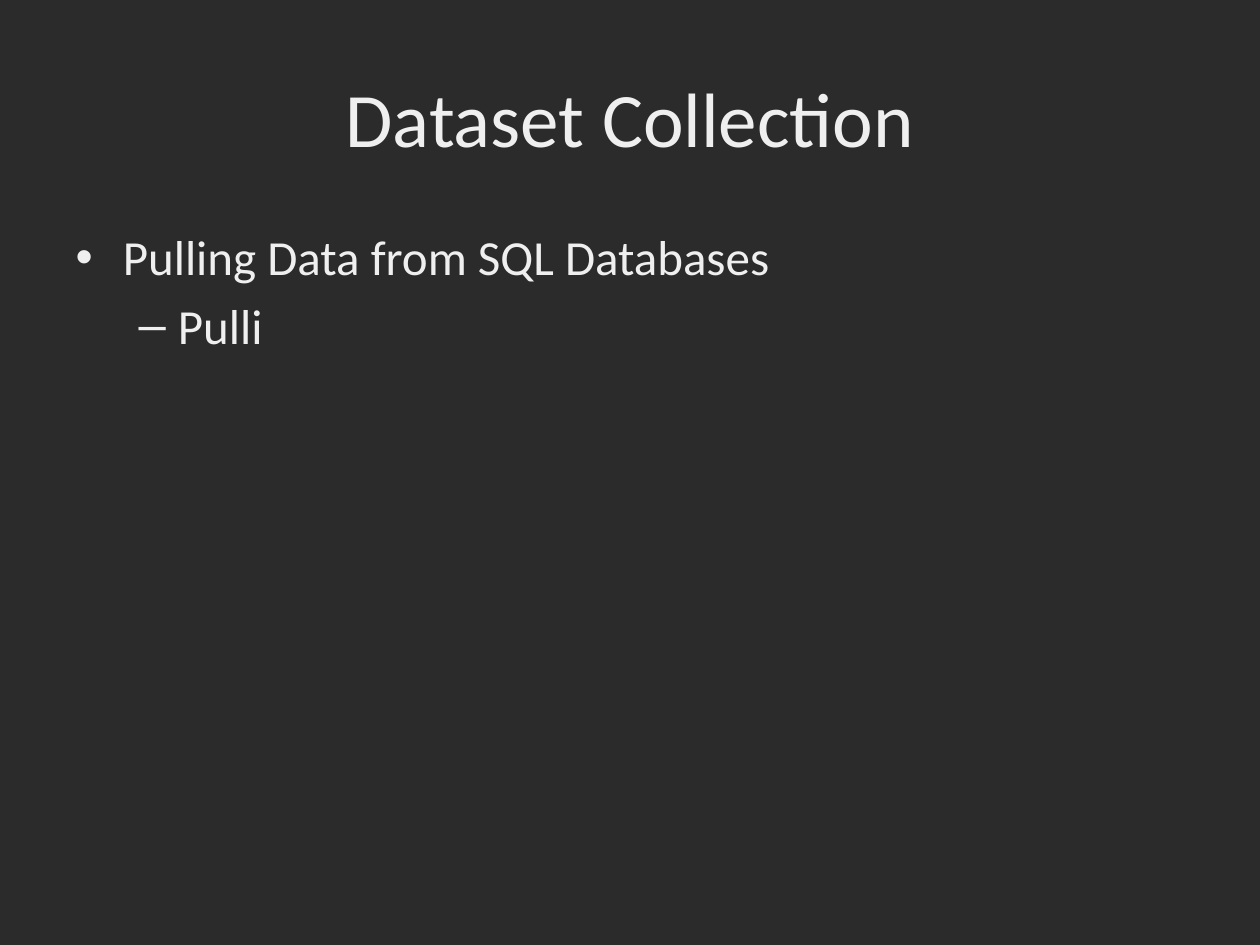
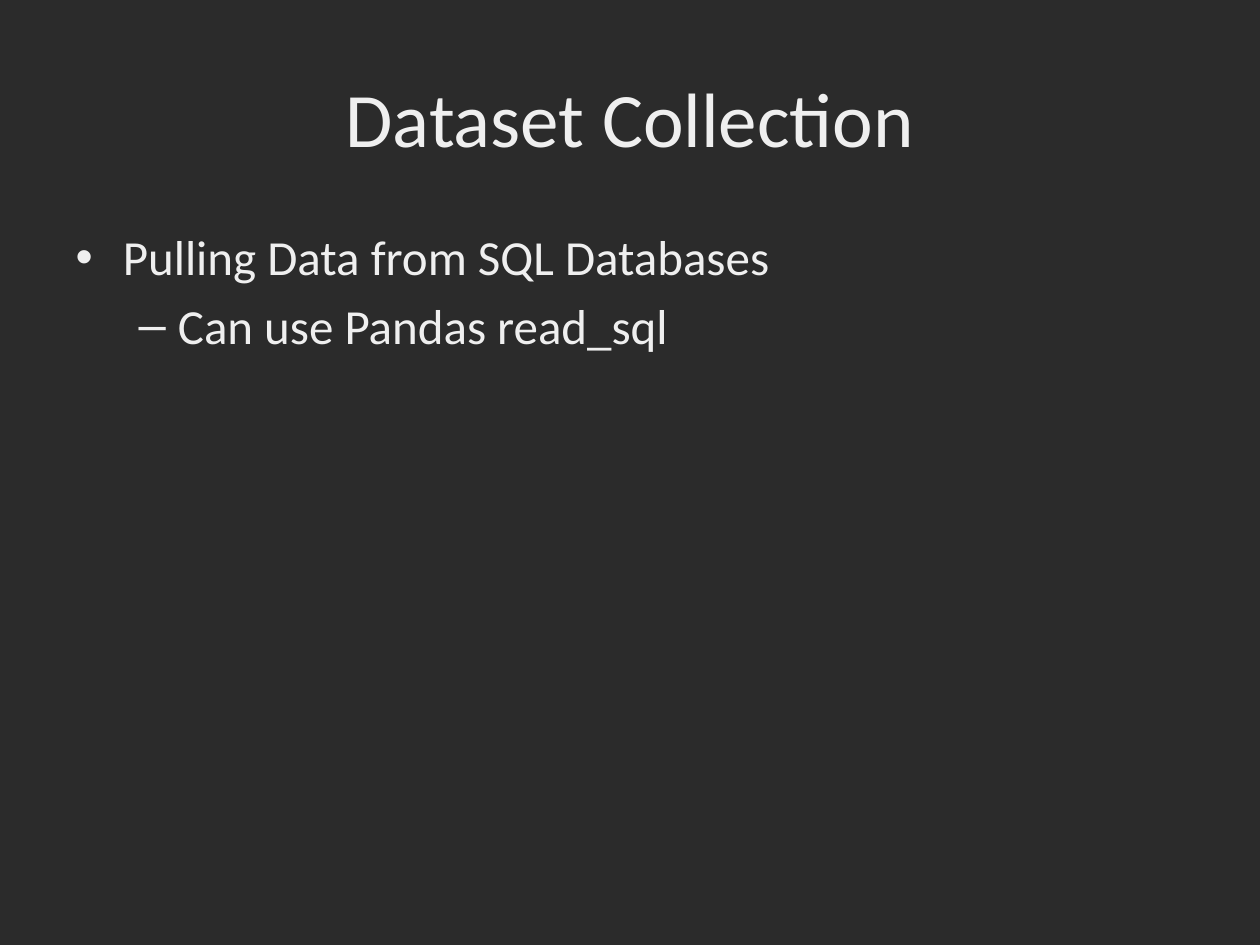
Before and after one commit to dbowmans46/PracticalProgramming, a slide deck: slide 190 of Session 7 - Python/Instructional Material/Session 7 - Python Brief Intro to Machine Learning with Scikit Learn.odp (slide 185 before the commit). Drawn at 1260x945 pixels with LibreOffice and Linux fonts; fonts in the diff are those of the drawing; background and template pictures are left out; a plain dark background stands for a picture behind light text. Boxes give left, top, right and bottom in pixels: in the first picture for what was removed or moved away, otherwise in the second. Text is boxed around its words. In the diff, an @@ line names an element or a change of style, - is before the commit and + after.

```diff
--- a/Session 7 - Python/Instructional Material/Session 7 - Python Brief Intro to Machine Learning with Scikit Learn.odp
+++ b/Session 7 - Python/Instructional Material/Session 7 - Python Brief Intro to Machine Learning with Scikit Learn.odp
@@ text at <box>178,310,667,352</box>: text changed @@
-  – Pulli
+  – Can use Pandas read_sql
```
Also in this commit, not shown: 3 other slides changed, 6 slides added, 1 slide removed, 1 other file.
